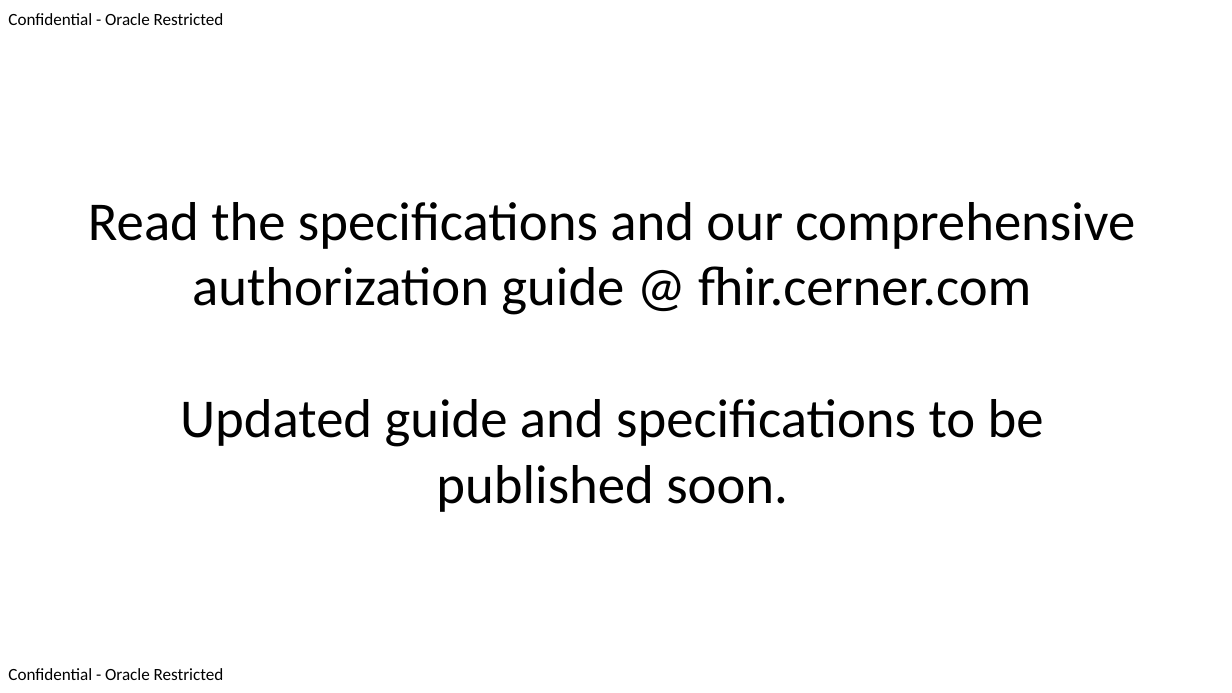
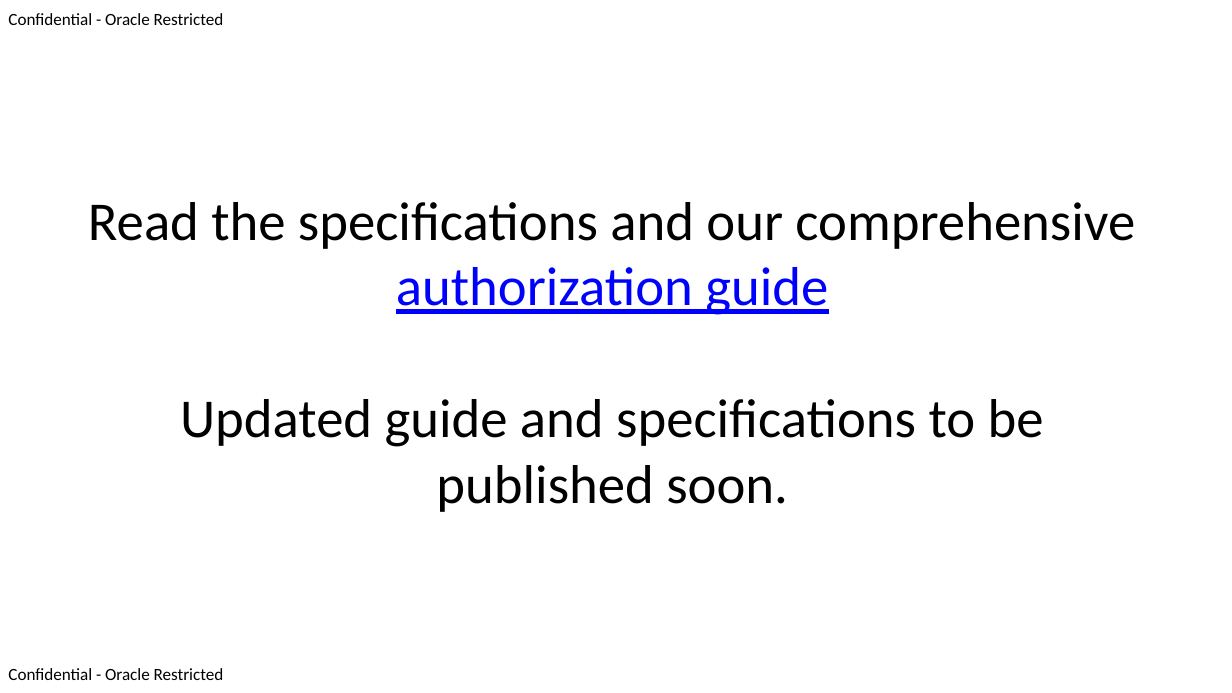
Before and after one commit to BH018364/SMART-on-FHIR-Training, a slide deck: slide 132 of smart-authorization-presentation.pptx. Drawn at 1232x693 pixels with LibreOffice and Linux fonts; fonts in the diff are those of the drawing. Boxes give left, top, right and bottom in pixels: in the first picture for what was removed or moved away, otherwise in the second. Text is boxed around its words. In the diff, an @@ line names an element or a change of style, - is before the commit and + after.

```diff
--- a/smart-authorization-presentation.pptx
+++ b/smart-authorization-presentation.pptx
@@ text at [88, 202, 1135, 315]: text changed @@
-Read the specifications and our comprehensive authorization guide @ fhir.cerner.com
+Read the specifications and our comprehensive authorization guide
```
Also in this commit, not shown: 1 other slide changed.
